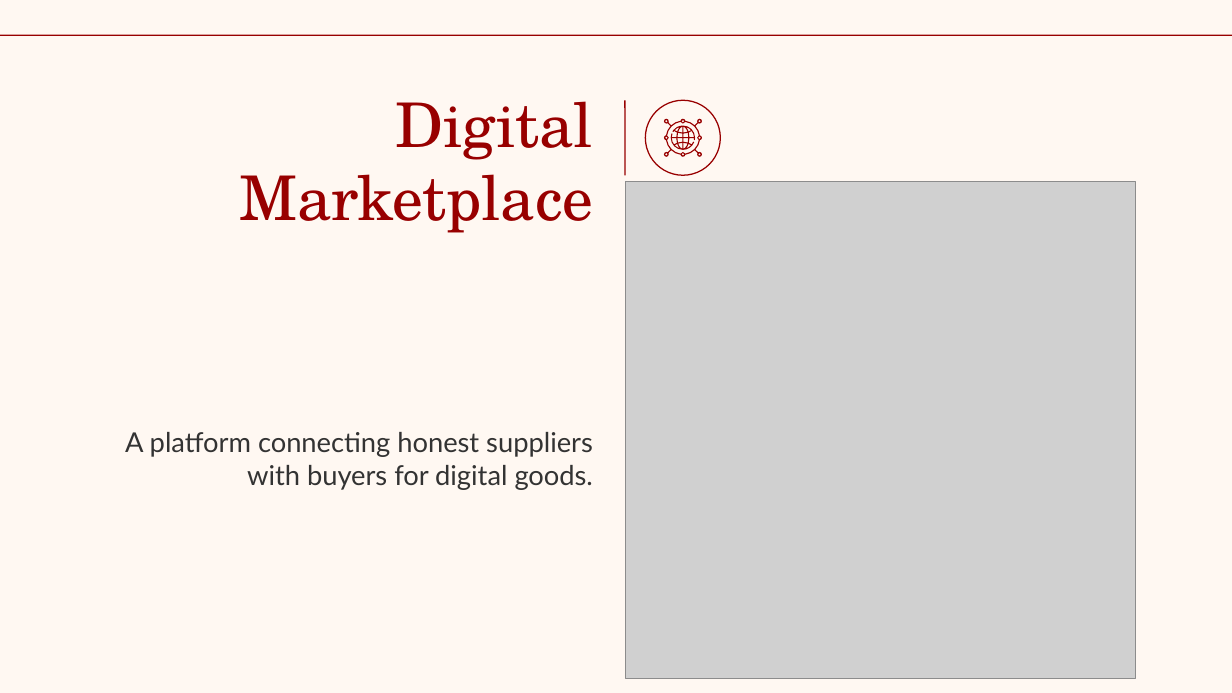
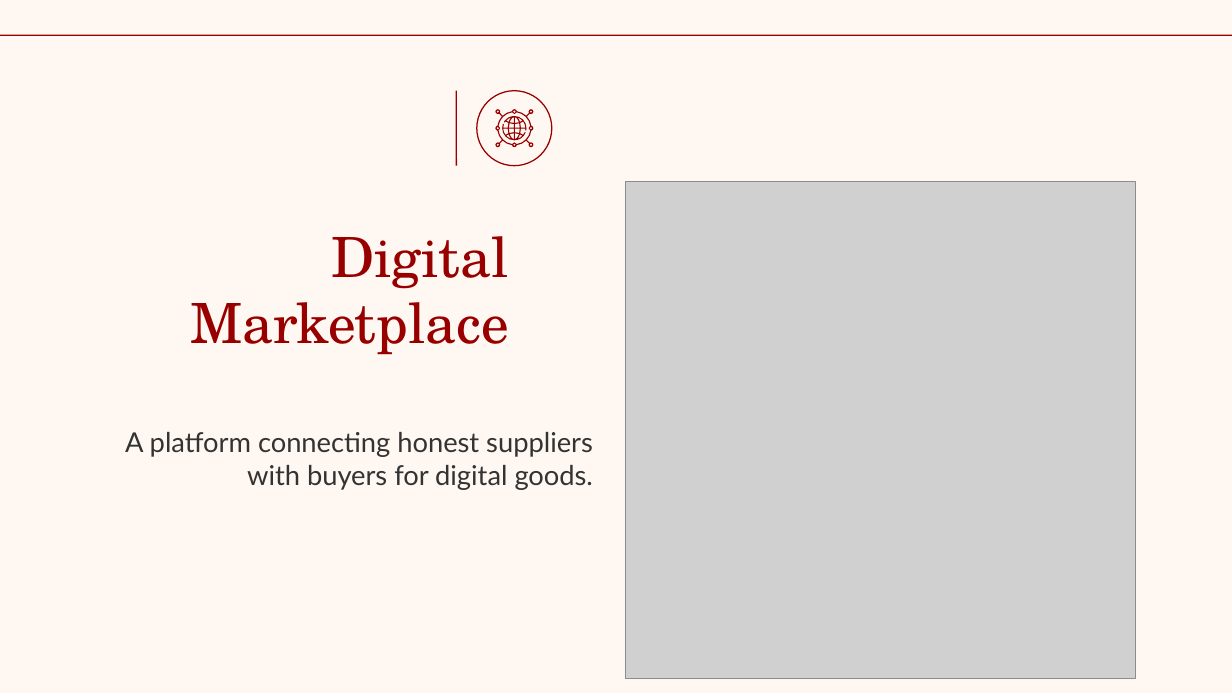
Before and after one commit to stfx86/SupplierMS, a slide deck: slide 1 of overview.pptx. Drawn at 1232x693 pixels with LibreOffice and Linux fonts; fonts in the diff are those of the drawing; grey boxes stand for pictures. Boxes give left, top, right and bottom in pixels: in the first picture for what was removed or moved away, otherwise in the second. Text is boxed around its words. In the diff, an @@ line names an element or a change of style, - is before the commit and + after.

```diff
--- a/overview.pptx
+++ b/overview.pptx
@@ 1 ellipse, 1 freeform shape, 1 line: place and size @@
-1 ellipse, 1 freeform shape, 1 line at <box>625,100,721,175</box>
+1 ellipse, 1 freeform shape, 1 line at <box>456,91,552,166</box>
@@ freeform shape: place and size @@
-freeform shape at <box>670,126,695,150</box>
+freeform shape at <box>503,116,527,140</box>
@@ title "Digital Marketplace": place and size @@
-title "Digital Marketplace" at <box>239,101,594,233</box>
+title "Digital Marketplace" at <box>191,236,509,355</box>
@@ title "Digital Marketplace" at <box>191,236,509,355</box>: size 36 to 32.4 pt @@
```
Also in this commit, not shown: 14 other slides changed, 10 slides added, 1 slide removed, 2 other files.
